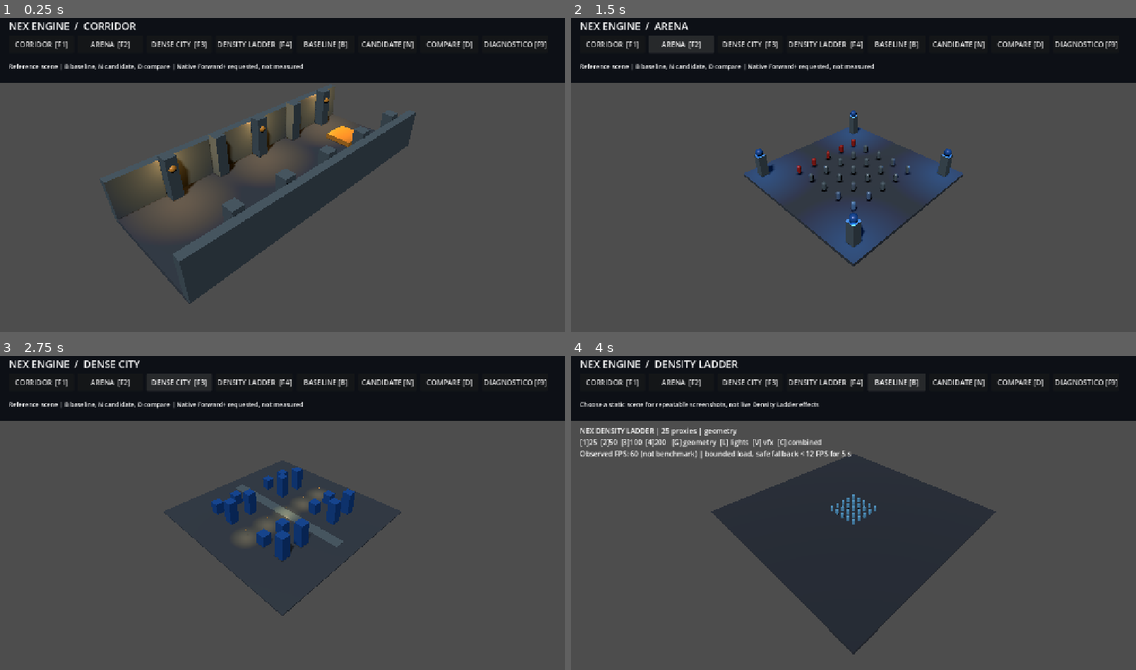
Above: before the commit, frames 1-4 (two rows, left to right).
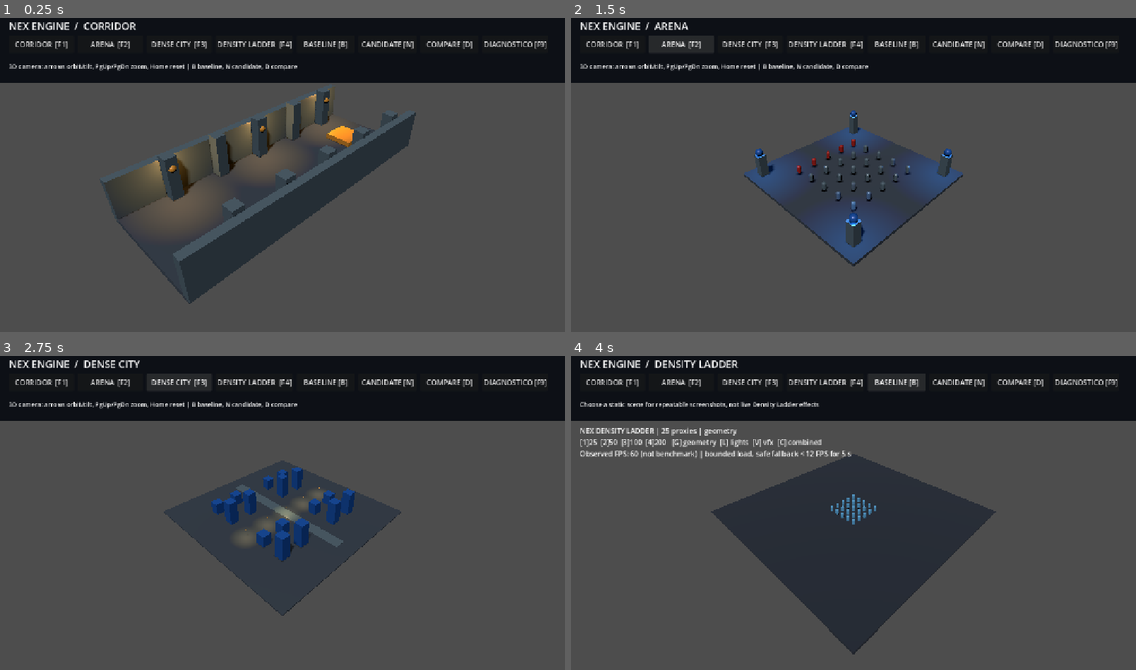
Above: after the commit, the same moments.

Repository: KayzenRoot/nex-engine
Game: Godot game, scene res://main.tscn
The game is run twice, just before and just after one commit, with the same random seed, the same clock (stepped at 60 frames per second) and the same inputs.
Inputs:
- Up to frame 1 (0.25 s): no input
- Up to frame 2 (1.5 s): click "CORRIDOR [F1]" at 0.5 s; click "ARENA [F2]" at 1.25 s
- Up to frame 3 (2.75 s): click "DENSE CITY [F3]" at 2 s
- Up to frame 4 (4 s): click "DENSITY LADDER [F4]" at 2.75 s; click "BASELINE [B]" at 3.5 s

The runs differ from the first frame. In frame 1, 0.5% of the frame differs, in the area x 1-54%, y 14-17%; in frame 2, 0.5%; in frame 3, 0.5%; in frame 4, nothing differs.

Commit message:
feat(nex): orbit, zoom and reset reference cameras for live B/N/D image comparisons (#6)
Bounded camera controls only F1-F3, no scene source edits; native Godot smoke checks orbit, zoom, Home reset and F4 isolation. Same PR #105, no new issue/PR.

Diff:
--- a/nex_bench/hub.gd
+++ b/nex_bench/hub.gd
@@ -22,6 +22,8 @@
 var diagnostics_panel: PanelContainer
 var diagnostics_label: Label
 var diagnostics_elapsed := 0.0
+var camera_home_position := Vector3.ZERO
+var camera_home_rotation := Vector3.ZERO
 
 func _ready() -> void:
     DisplayServer.window_set_title("NEX Engine | Visual Lab")
@@ -138,6 +140,20 @@
             _activate_mode(3)
         KEY_F9:
             _toggle_diagnostics()
+        KEY_LEFT:
+            _move_reference_camera(-15.0, 0.0, 1.0)
+        KEY_RIGHT:
+            _move_reference_camera(15.0, 0.0, 1.0)
+        KEY_UP:
+            _move_reference_camera(0.0, 10.0, 1.0)
+        KEY_DOWN:
+            _move_reference_camera(0.0, -10.0, 1.0)
+        KEY_PAGEUP:
+            _move_reference_camera(0.0, 0.0, 0.85)
+        KEY_PAGEDOWN:
+            _move_reference_camera(0.0, 0.0, 1.15)
+        KEY_HOME:
+            _reset_reference_camera()
         KEY_B:
             _capture("baseline")
         KEY_N:
@@ -170,13 +186,57 @@
     world_root.add_child(next_world)
     active_world = next_world
     active_mode = index
+    var reference_cam: Camera3D = _reference_camera()
+    if reference_cam != null:
+        camera_home_position = reference_cam.position
+        camera_home_rotation = reference_cam.rotation_degrees
     if diagnostics_panel != null and diagnostics_panel.visible:
         _refresh_diagnostics()
     title_label.text = "NEX ENGINE  /  " + SCENE_LABELS[index]
     if index == 3:
         _status("Density controls: [1-4] 25/50/100/200 proxies   [G/L/V/C] modes   |  FPS not a benchmark")
     else:
-        _status("Reference scene | B baseline, N candidate, D compare | Native Forward+ requested, not measured")
+        _status("3D camera: arrows orbit/tilt, PgUp/PgDn zoom, Home reset | B baseline, N candidate, D compare")
+
+func _reference_camera() -> Camera3D:
+    if active_world == null or active_mode >= SCENE_PATHS.size():
+        return null
+    return active_world.get_node_or_null("IsometricCamera") as Camera3D
+
+# Camera moves change only the active reference viewport; never change source scenes,
+# saved baselines, or the dynamic density mode. Distances and elevations are bounded.
+func _move_reference_camera(yaw_degrees: float, elevation_degrees: float, zoom: float) -> bool:
+    var camera: Camera3D = _reference_camera()
+    if camera == null:
+        return false
+    var position: Vector3 = camera.position
+    var radius: float = position.length()
+    var original_radius: float = camera_home_position.length()
+    if radius < 0.1 or original_radius < 0.1 or zoom <= 0.0:
+        return false
+    var azimuth: float = atan2(position.x, position.z) + deg_to_rad(yaw_degrees)
+    var elevation: float = clampf(
+        asin(clampf(position.y / radius, -1.0, 1.0)) + deg_to_rad(elevation_degrees),
+        deg_to_rad(12.0), deg_to_rad(76.0)
+    )
+    var distance: float = clampf(radius * zoom, original_radius * 0.40, original_radius * 2.00)
+    camera.position = Vector3(
+        sin(azimuth) * cos(elevation),
+        sin(elevation),
+        cos(azimuth) * cos(elevation)
+    ) * distance
+    camera.look_at(Vector3.ZERO, Vector3.UP)
+    _status("Camera adjusted | B baseline, N candidate, D diff | HOME reset")
+    return true
+
+func _reset_reference_camera() -> bool:
+    var camera: Camera3D = _reference_camera()
+    if camera == null:
+        return false
+    camera.position = camera_home_position
+    camera.rotation_degrees = camera_home_rotation
+    _status("Camera reset | B baseline, N candidate, D diff")
+    return true
 
 func _make_density_root() -> Node3D:
     var script := load(DENSITY_SCRIPT) as Script
--- a/nex_bench/smoke.gd
+++ b/nex_bench/smoke.gd
@@ -80,6 +80,44 @@
             if workload == null or workload.get_child_count() != 25:
                 _fail("Density Ladder must initialize exactly 25 proxy instances")
                 return
+    # Functional camera control, no rendering benchmark or user screenshot writes.
+    window.call("_activate_mode", 0)
+    await process_frame
+    var reference_camera := window.get_node_or_null("WorldRoot/CorridorStatic/IsometricCamera") as Camera3D
+    if reference_camera == null:
+        _fail("Reference camera not available for navigation")
+        return
+    var home_position: Vector3 = reference_camera.position
+    var home_rotation: Vector3 = reference_camera.rotation_degrees
+    if not bool(window.call("_move_reference_camera", 15.0, 0.0, 1.0)):
+        _fail("Camera orbit failed")
+        return
+    if reference_camera.position.distance_to(home_position) < 0.01:
+        _fail("Camera yaw navigation produced no visual-position change")
+        return
+    var orbit_position: Vector3 = reference_camera.position
+    if not bool(window.call("_move_reference_camera", 0.0, 0.0, 0.85)):
+        _fail("Camera zoom failed")
+        return
+    if reference_camera.position.length() >= orbit_position.length():
+        _fail("Camera zoom-in did not reduce radius")
+        return
+    if not bool(window.call("_reset_reference_camera")):
+        _fail("Camera Home reset failed")
+        return
+    if reference_camera.position.distance_to(home_position) > 0.001:
+        _fail("Camera Home did not restore original position")
+        return
+    if reference_camera.rotation_degrees.distance_to(home_rotation) > 0.001:
+        _fail("Camera Home did not restore original angle")
+        return
+    window.call("_activate_mode", 3)
+    await process_frame
+    if bool(window.call("_move_reference_camera", 15.0, 0.0, 1.0)):
+        _fail("Static camera keys must not modify Density Ladder")
+        return
+    print("NEX_NATIVE_CAMERA_NAVIGATION_PASS: orbit, zoom, reset, stress guard")
+
     # Check native Visual Truth algorithm using memory-only images, no screenshots
     # and no writes to existing user://visual_truth capture files.
     var reference := Image.create(2, 1, false, Image.FORMAT_RGB8)
Not shown, changed: nex_bench/README.md
Not shown, changed: tests/ci/test_integrated_hub.py
